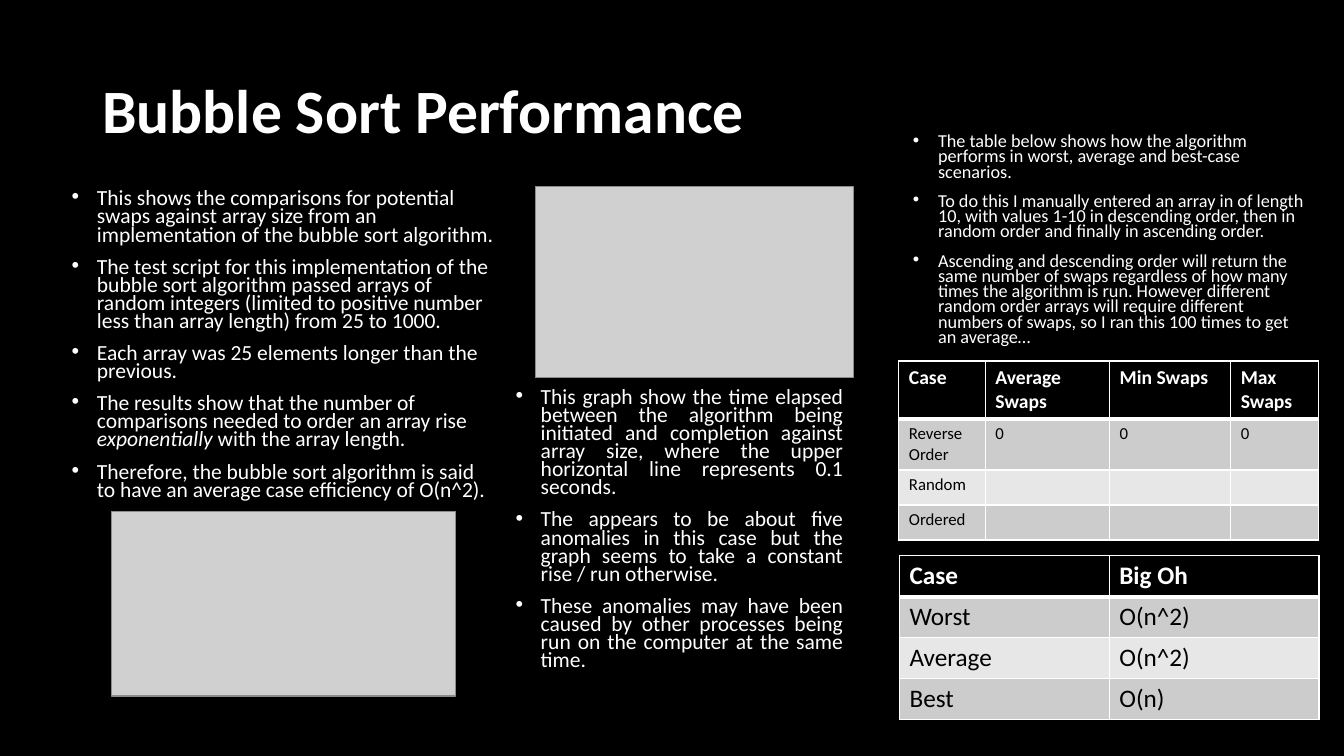
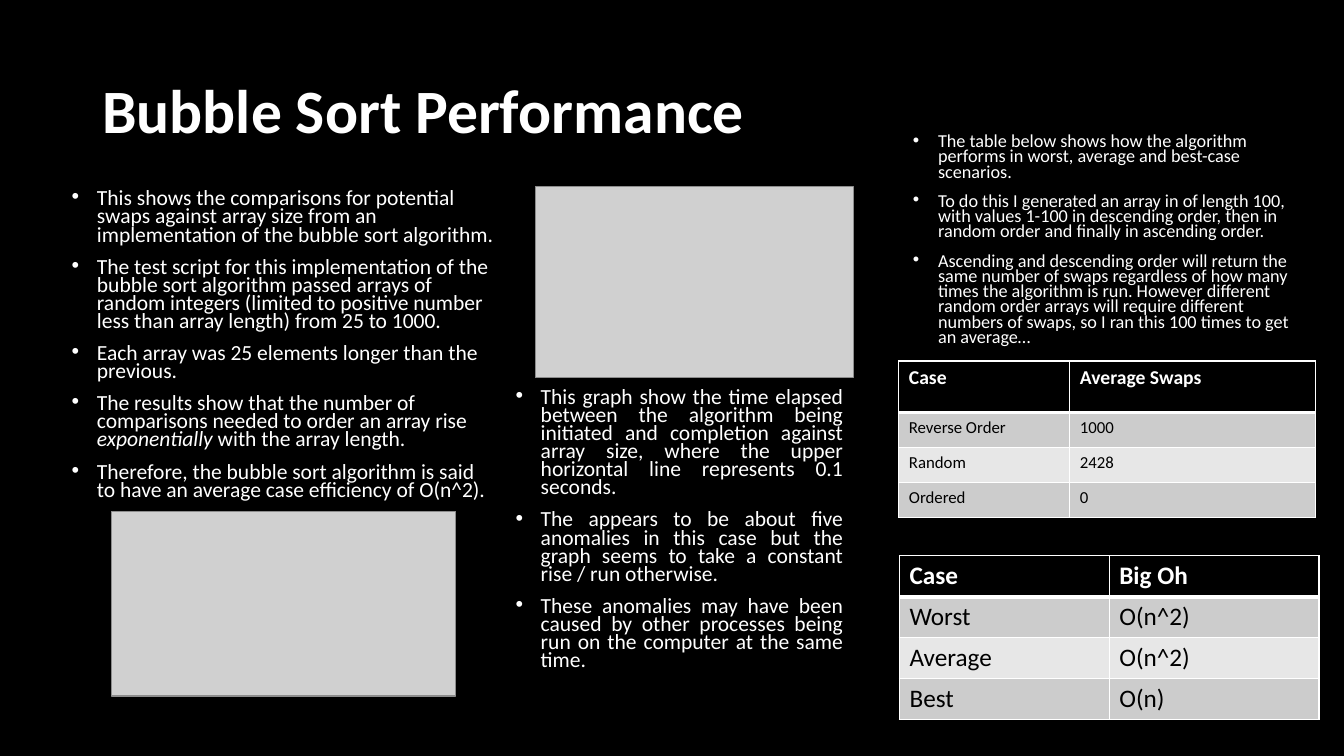
Before and after one commit to Maximilian72/ALGO_CW1, a slide deck: slide 3 of CW1/B00759381_CW1.pptx. Drawn at 1344x756 pixels with LibreOffice and Linux fonts; fonts in the diff are those of the drawing; grey boxes stand for pictures. Boxes give left, top, right and bottom in pixels: in the first picture for what was removed or moved away, otherwise in the second. Text is boxed around its words. In the diff, an @@ line names an element or a change of style, - is before the commit and + after.

```diff
--- a/CW1/B00759381_CW1.pptx
+++ b/CW1/B00759381_CW1.pptx
@@ text at bbox=[938, 194, 1285, 240]: text changed @@
-• To do this I manually entered an array in of length 10, with values 1-10 in descending order, then in random order and finally in ascending order.
+• To do this I generated an array in of length 100, with values 1-100 in descending order, then in random order and finally in ascending order.
@@ table at bbox=[899, 361, 1316, 518] @@
-column 2: Average Swaps | 0 |  | 
-column 3: Min Swaps | 0 |  | 
-column 4: Max Swaps | 0 |  | 
+column 2: Average Swaps | 1000 | 2428 | 0
```
Also in this commit, not shown: 4 other slides changed, 2 slides added, 3 slides removed, 18 other files.
